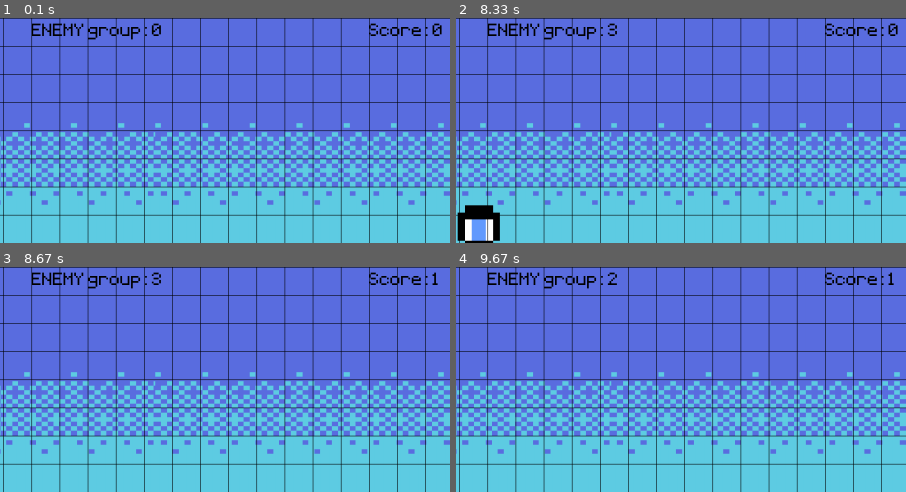
Above: before the commit, frames 1-4 (two rows, left to right).
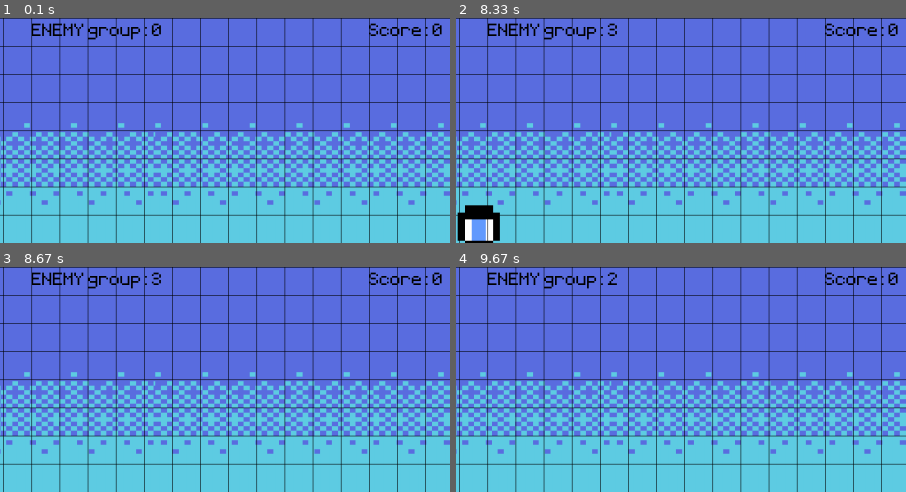
Above: after the commit, the same moments.

Repository: alo40/pygame_pininos
Game: pygame game, started from pininos_main.py
Two runs of this game, one before a commit and one after it. Both use one fixed random seed, a clock stepped at 60 frames per second and the inputs below.
Inputs:
- Up to frame 1 (0.1 s): no input
- Up to frame 2 (8.33 s): hold Right 0.33-0.8 s; hold Right 0.83-1.3 s; hold Left 1.33-1.87 s; hold Down 1.9-2.2 s; tap Space at 2.23, 5.07 s; hold Left 2.57-2.97 s; hold Right 3-3.63 s; hold Down 3.67-4.03 s; hold Left 4.07-4.53 s; hold Left 4.57-5.03 s; hold Right 5.4-5.87 s; hold Left 5.9-6.43 s; hold Down 6.47-6.77 s; hold Left 6.8-7.2 s; hold Right 7.23-7.87 s; hold Down 7.9-8.27 s; hold Left from 8.3 s (still down)
- Up to frame 3 (8.67 s): keep holding Left
- Up to frame 4 (9.67 s): release Left at 8.77 s; hold Left 8.8-9.27 s; hold Right from 9.3 s (still down)
The pictures show only the part of the screen within x 34-84%, y 0-50%; the shares and areas given below are measured in that part.

Frames 1-2 are identical in both runs. In frame 3, less than 0.1% of the frame differs, in the area x 96-99%, y 2-8%; in frame 4, less than 0.1%.

Commit message:
corrected game score bug

Diff:
--- a/pininos_main.py
+++ b/pininos_main.py
@@ -445,7 +445,7 @@
         # if len(enemy_group) > 0:
         for enemy in enemy_group.sprites():
             if hero.sprite.rect.bottom < enemy.rect.top \
-                    and hero.sprite.rect.x > enemy.rect.x\
+                    and enemy.rect.x < hero.sprite.rect.x < enemy.rect.x + 50 \
                     and not enemy.hero_dodge:
                 game_score += 1
                 enemy.hero_dodge = True  # to avoid more than one score increment
